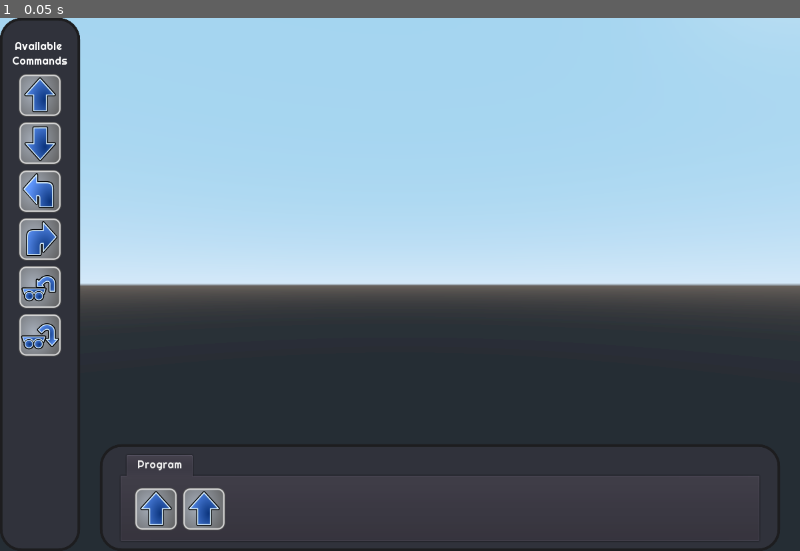
Above: before the commit, frame 1.
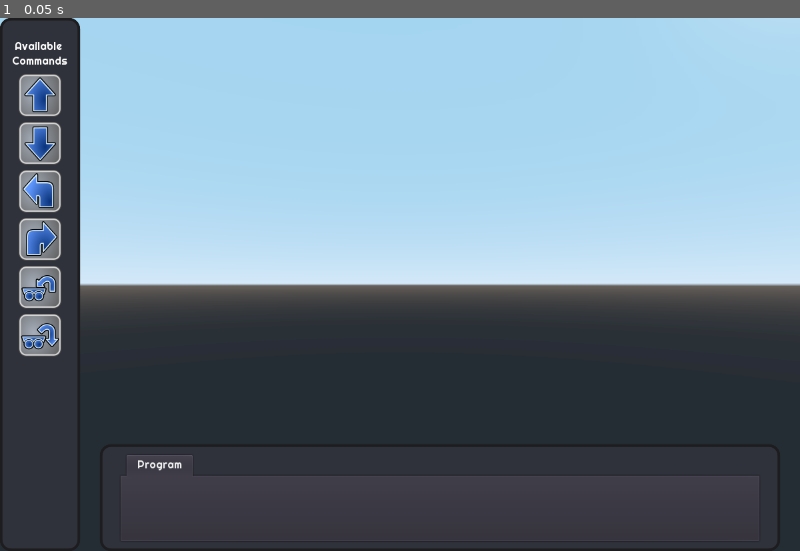
Above: after the commit, the same moment.

Repository: mrgkingcs/boxbot
Game: Godot game, scene res://test.tscn
The game is run twice, just before and just after one commit, with the same random seed, the same clock (stepped at 60 frames per second) and the same inputs.
Inputs:
- Up to frame 1 (0.05 s): no input

The runs differ from the first frame. In frame 1, 0.9% of the frame differs, in the area x 0-98%, y 0-100%.

Commit message:
Added highlight box for mouse over available command

Diff:
--- /dev/null
+++ b/BoxBotProj/CommandPanel.gd
@@ -0,0 +1,37 @@
+extends PanelContainer
+
+
+var commandHighlight = null
+var highlightedIndex = -1
+var highlightDirty = false
+
+# Called when the node enters the scene tree for the first time.
+func _ready():
+	commandHighlight = get_node("../CommandHighlight")
+	commandHighlight.set_visible(false)
+
+func _process(delta):
+	if highlightDirty:
+		update_highlight()
+
+func update_highlight():
+	if highlightedIndex != -1:
+		commandHighlight.set_visible(true)
+		var command = get_node("GridContainer/CommandIconContainer").get_child(highlightedIndex)
+		commandHighlight.rect_size = command.rect_size
+		commandHighlight.rect_global_position = command.rect_global_position
+		queue_sort()
+	else:
+		commandHighlight.set_visible(false)
+
+
+func _on_command_mouse_entered(commandIndex):
+	if commandIndex != highlightedIndex:
+		highlightedIndex = commandIndex
+		highlightDirty = true
+
+
+func _on_command_mouse_exited(commandIndex):
+	if commandIndex == highlightedIndex:
+		highlightedIndex = -1
+		highlightDirty = true
--- a/BoxBotProj/Fonts/PanelStyle.tres
+++ b/BoxBotProj/Fonts/PanelStyle.tres
@@ -11,7 +11,7 @@
 border_width_right = 4
 border_width_bottom = 4
 border_color = Color( 0.117647, 0.117647, 0.12549, 1 )
-corner_radius_top_left = 32
-corner_radius_top_right = 32
-corner_radius_bottom_right = 32
-corner_radius_bottom_left = 32
+corner_radius_top_left = 16
+corner_radius_top_right = 16
+corner_radius_bottom_right = 16
+corner_radius_bottom_left = 16
--- a/BoxBotProj/test.tscn
+++ b/BoxBotProj/test.tscn
@@ -1,8 +1,9 @@
-[gd_scene load_steps=11 format=2]
+[gd_scene load_steps=13 format=2]
 
 [ext_resource path="res://Fonts/PanelStyle.tres" type="StyleBox" id=1]
 [ext_resource path="res://Models/boxbotMesh_anim.fbx" type="PackedScene" id=2]
 [ext_resource path="res://Images/ProgButtons.png" type="Texture" id=3]
+[ext_resource path="res://CommandPanel.gd" type="Script" id=4]
 
 [sub_resource type="AtlasTexture" id=2]
 flags = 4
@@ -33,6 +34,22 @@
 flags = 4
 atlas = ExtResource( 3 )
 region = Rect2( 64, 128, 64, 64 )
+
+[sub_resource type="StyleBoxFlat" id=1]
+bg_color = Color( 0.898039, 0.941176, 0.141176, 0.2 )
+border_width_left = 4
+border_width_top = 4
+border_width_right = 4
+border_width_bottom = 4
+border_color = Color( 0.945098, 1, 0, 1 )
+corner_radius_top_left = 14
+corner_radius_top_right = 14
+corner_radius_bottom_right = 14
+corner_radius_bottom_left = 14
+expand_margin_left = 4.0
+expand_margin_right = 4.0
+expand_margin_top = 4.0
+expand_margin_bottom = 4.0
 
 [sub_resource type="StyleBoxFlat" id=8]
 content_margin_left = 32.0
@@ -45,10 +62,10 @@
 border_width_right = 4
 border_width_bottom = 4
 border_color = Color( 0.117647, 0.117647, 0.12549, 1 )
-corner_radius_top_left = 32
-corner_radius_top_right = 32
-corner_radius_bottom_right = 32
-corner_radius_bottom_left = 32
+corner_radius_top_left = 16
+corner_radius_top_right = 16
+corner_radius_bottom_right = 16
+corner_radius_bottom_left = 16
 
 [node name="Root" type="Spatial"]
 
@@ -78,6 +95,7 @@
 anchor_right = 0.1
 anchor_bottom = 1.0
 custom_styles/panel = ExtResource( 1 )
+script = ExtResource( 4 )
 __meta__ = {
 "_edit_use_anchors_": false
 }
@@ -99,7 +117,7 @@
 "_edit_use_anchors_": false
 }
 
-[node name="VBoxContainer" type="VBoxContainer" parent="CommandPanel/GridContainer"]
+[node name="CommandIconContainer" type="VBoxContainer" parent="CommandPanel/GridContainer"]
 margin_top = 52.0
 margin_right = 88.0
 margin_bottom = 476.0
@@ -107,7 +125,7 @@
 size_flags_horizontal = 7
 custom_constants/separation = 8
 
-[node name="Forward" type="TextureRect" parent="CommandPanel/GridContainer/VBoxContainer"]
+[node name="Forward" type="TextureRect" parent="CommandPanel/GridContainer/CommandIconContainer"]
 margin_left = 12.0
 margin_right = 76.0
 margin_bottom = 64.0
@@ -116,7 +134,7 @@
 texture = SubResource( 2 )
 stretch_mode = 5
 
-[node name="Backward" type="TextureRect" parent="CommandPanel/GridContainer/VBoxContainer"]
+[node name="Backward" type="TextureRect" parent="CommandPanel/GridContainer/CommandIconContainer"]
 margin_left = 12.0
 margin_top = 72.0
 margin_right = 76.0
@@ -125,7 +143,7 @@
 size_flags_vertical = 0
 texture = SubResource( 3 )
 
-[node name="Left" type="TextureRect" parent="CommandPanel/GridContainer/VBoxContainer"]
+[node name="Left" type="TextureRect" parent="CommandPanel/GridContainer/CommandIconContainer"]
 margin_left = 12.0
 margin_top = 144.0
 margin_right = 76.0
@@ -134,7 +152,7 @@
 size_flags_vertical = 0
 texture = SubResource( 4 )
 
-[node name="Right" type="TextureRect" parent="CommandPanel/GridContainer/VBoxContainer"]
+[node name="Right" type="TextureRect" parent="CommandPanel/GridContainer/CommandIconContainer"]
 margin_left = 12.0
 margin_top = 216.0
 margin_right = 76.0
@@ -143,7 +161,7 @@
 size_flags_vertical = 0
 texture = SubResource( 5 )
 
-[node name="Pick Up" type="TextureRect" parent="CommandPanel/GridContainer/VBoxContainer"]
+[node name="Pick Up" type="TextureRect" parent="CommandPanel/GridContainer/CommandIconContainer"]
 margin_left = 12.0
 margin_top = 288.0
 margin_right = 76.0
@@ -152,7 +170,7 @@
 size_flags_vertical = 0
 texture = SubResource( 6 )
 
-[node name="Put Down" type="TextureRect" parent="CommandPanel/GridContainer/VBoxContainer"]
+[node name="Put Down" type="TextureRect" parent="CommandPanel/GridContainer/CommandIconContainer"]
 margin_left = 12.0
 margin_top = 360.0
 margin_right = 76.0
@@ -160,6 +178,17 @@
 size_flags_horizontal = 4
 size_flags_vertical = 0
 texture = SubResource( 7 )
+
+[node name="CommandHighlight" type="Panel" parent="."]
+margin_left = 16.0
+margin_top = 32.0
+margin_right = 104.0
+margin_bottom = 768.0
+mouse_filter = 2
+custom_styles/panel = SubResource( 1 )
+__meta__ = {
+"_edit_use_anchors_": false
+}
 
 [node name="ProgramPanel" type="PanelContainer" parent="."]
 anchor_left = 0.125
@@ -181,6 +210,10 @@
 [node name="Program" type="Tabs" parent="ProgramPanel/TabContainer"]
 anchor_right = 1.0
 anchor_bottom = 1.0
+margin_left = 4.0
+margin_top = 39.0
+margin_right = -4.0
+margin_bottom = -4.0
 
 [node name="ProgramBlocks" type="HBoxContainer" parent="ProgramPanel/TabContainer/Program"]
 anchor_right = 1.0
@@ -191,22 +224,15 @@
 __meta__ = {
 "_edit_use_anchors_": false
 }
-
-[node name="Forward2" type="TextureRect" parent="ProgramPanel/TabContainer/Program/ProgramBlocks"]
-margin_top = 32.0
-margin_right = 64.0
-margin_bottom = 96.0
-size_flags_horizontal = 4
-size_flags_vertical = 4
-texture = SubResource( 2 )
-stretch_mode = 5
-
-[node name="Forward3" type="TextureRect" parent="ProgramPanel/TabContainer/Program/ProgramBlocks"]
-margin_left = 72.0
-margin_top = 32.0
-margin_right = 136.0
-margin_bottom = 96.0
-size_flags_horizontal = 4
-size_flags_vertical = 4
-texture = SubResource( 2 )
-stretch_mode = 5
+[connection signal="mouse_entered" from="CommandPanel/GridContainer/CommandIconContainer/Forward" to="CommandPanel" method="_on_command_mouse_entered" binds= [ 0 ]]
+[connection signal="mouse_exited" from="CommandPanel/GridContainer/CommandIconContainer/Forward" to="CommandPanel" method="_on_command_mouse_exited" binds= [ 0 ]]
+[connection signal="mouse_entered" from="CommandPanel/GridContainer/CommandIconContainer/Backward" to="CommandPanel" method="_on_command_mouse_entered" binds= [ 1 ]]
+[connection signal="mouse_exited" from="CommandPanel/GridContainer/CommandIconContainer/Backward" to="CommandPanel" method="_on_command_mouse_exited" binds= [ 1 ]]
+[connection signal="mouse_entered" from="CommandPanel/GridContainer/CommandIconContainer/Left" to="CommandPanel" method="_on_command_mouse_entered" binds= [ 2 ]]
+[connection signal="mouse_exited" from="CommandPanel/GridContainer/CommandIconContainer/Left" to="CommandPanel" method="_on_command_mouse_exited" binds= [ 2 ]]
+[connection signal="mouse_entered" from="CommandPanel/GridContainer/CommandIconContainer/Right" to="CommandPanel" method="_on_command_mouse_entered" binds= [ 3 ]]
+[connection signal="mouse_exited" from="CommandPanel/GridContainer/CommandIconContainer/Right" to="CommandPanel" method="_on_command_mouse_exited" binds= [ 3 ]]
+[connection signal="mouse_entered" from="CommandPanel/GridContainer/CommandIconContainer/Pick Up" to="CommandPanel" method="_on_command_mouse_entered" binds= [ 4 ]]
+[connection signal="mouse_exited" from="CommandPanel/GridContainer/CommandIconContainer/Pick Up" to="CommandPanel" method="_on_command_mouse_exited" binds= [ 4 ]]
+[connection signal="mouse_entered" from="CommandPanel/GridContainer/CommandIconContainer/Put Down" to="CommandPanel" method="_on_command_mouse_entered" binds= [ 5 ]]
+[connection signal="mouse_exited" from="CommandPanel/GridContainer/CommandIconContainer/Put Down" to="CommandPanel" method="_on_command_mouse_exited" binds= [ 5 ]]
